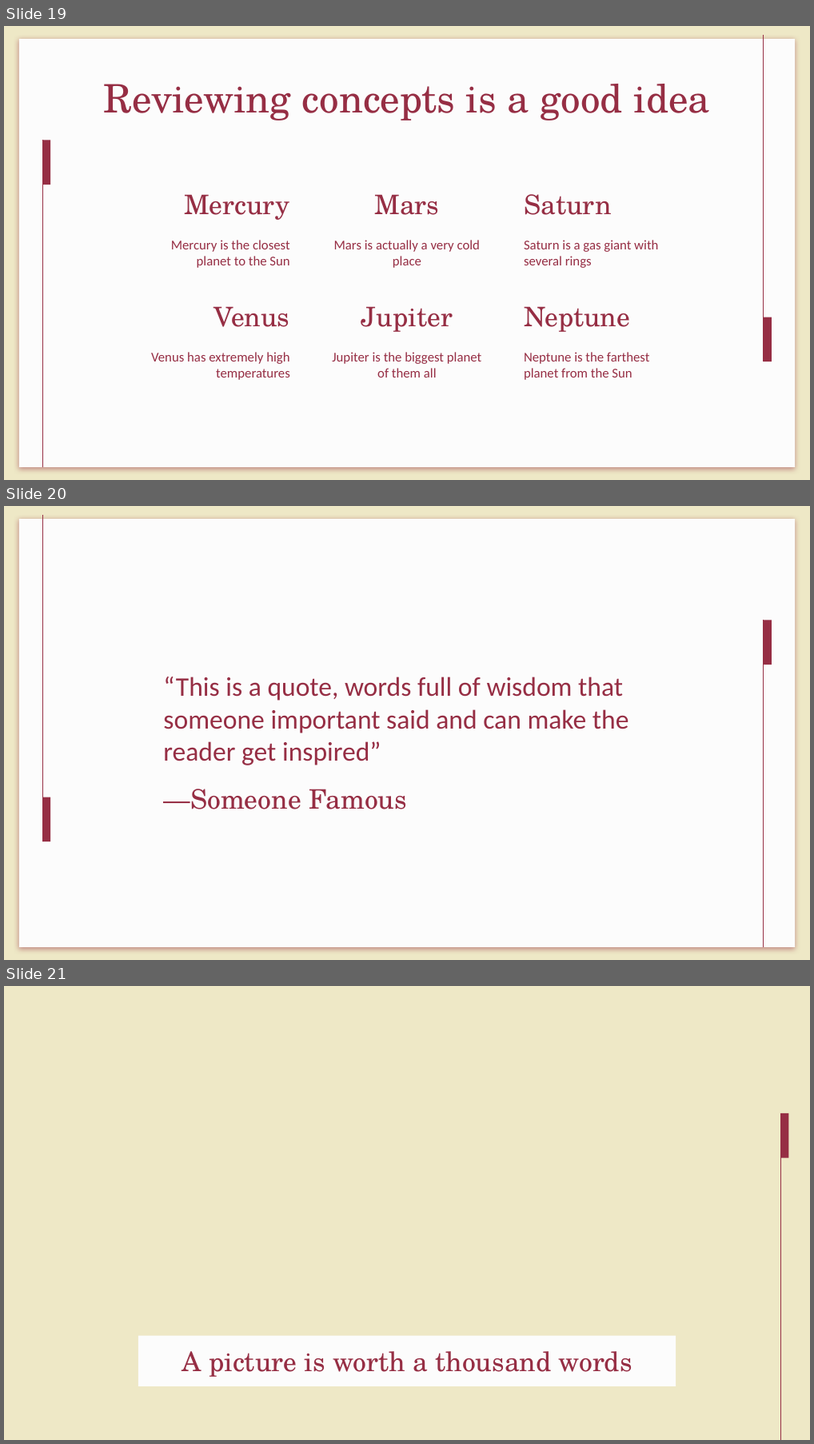
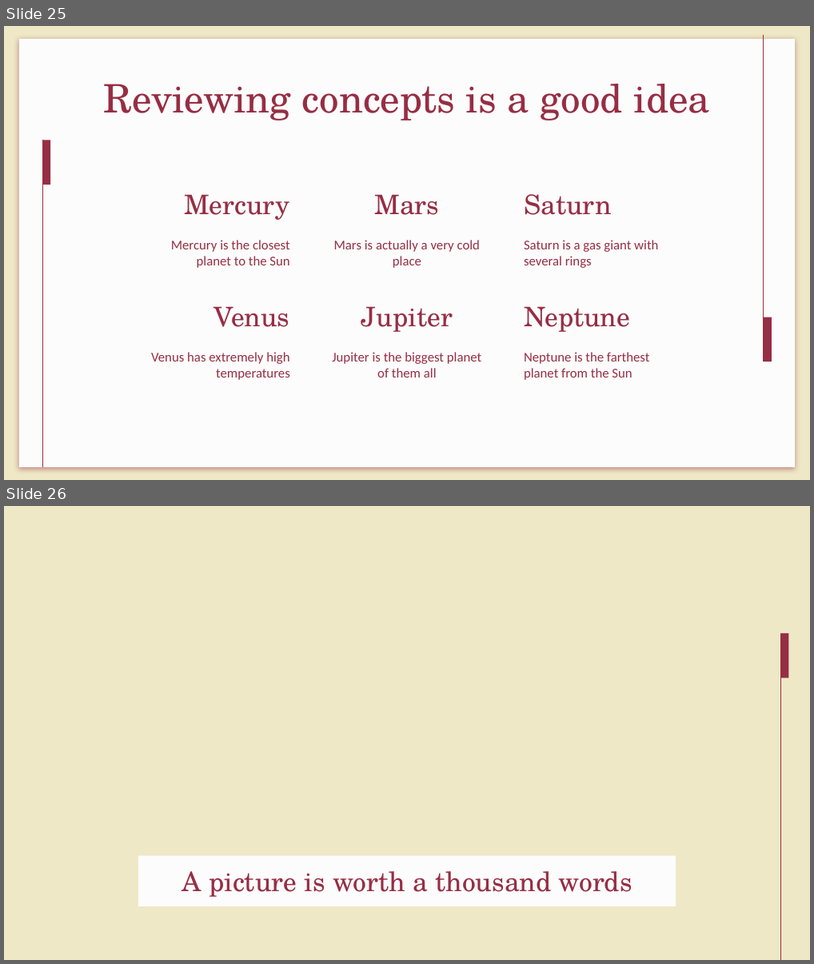
Before and after one commit to MiraPhilip12/Graduation_Project_ESLSCA, a slide deck: Final Milestone/Graduation_Project_Final_Presentation.pptx. Shown one above the other, each under a label of ours: slides 19, 20 and 21 before the commit, slides 25 and 26 after it. The pictures are 814x1444 and 814x964 pixels, drawn with LibreOffice and Linux fonts; fonts in the diff are those of the drawing; background and template pictures are left out. Boxes give left, top, right and bottom in pixels: in the first picture for what was removed or moved away, otherwise in the second. Text is boxed around its words. In the diff, an @@ line names an element or a change of style, - is before the commit and + after.

```diff
--- a/Final Milestone/Graduation_Project_Final_Presentation.pptx
+++ b/Final Milestone/Graduation_Project_Final_Presentation.pptx
@@ slide 20 removed at [4, 506, 810, 960], background #EEE8C6; not listed: 1 template element that a slide beside it also shows @@
@@ group removed at [42, 515, 772, 947]: 2 rectangles, 2 lines @@
@@ subtitle removed at [163, 676, 630, 765] @@
-“This is a quote, words full of wisdom that someone important said and can make the reader get inspired”
@@ title removed at [163, 788, 407, 809] @@
-—Someone Famous
@@ what was slide 19 is now slide 25 @@
@@ what was slide 21 is now slide 26 @@
```
Also in this commit, not shown: 2 slides changed, 7 slides added, 3 other slides removed, 3 other files.
